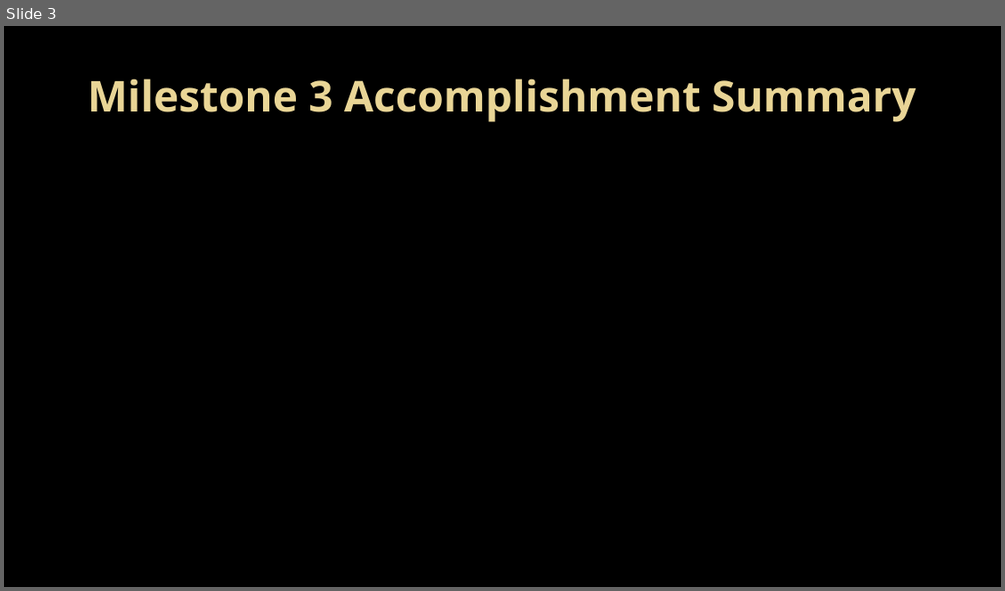
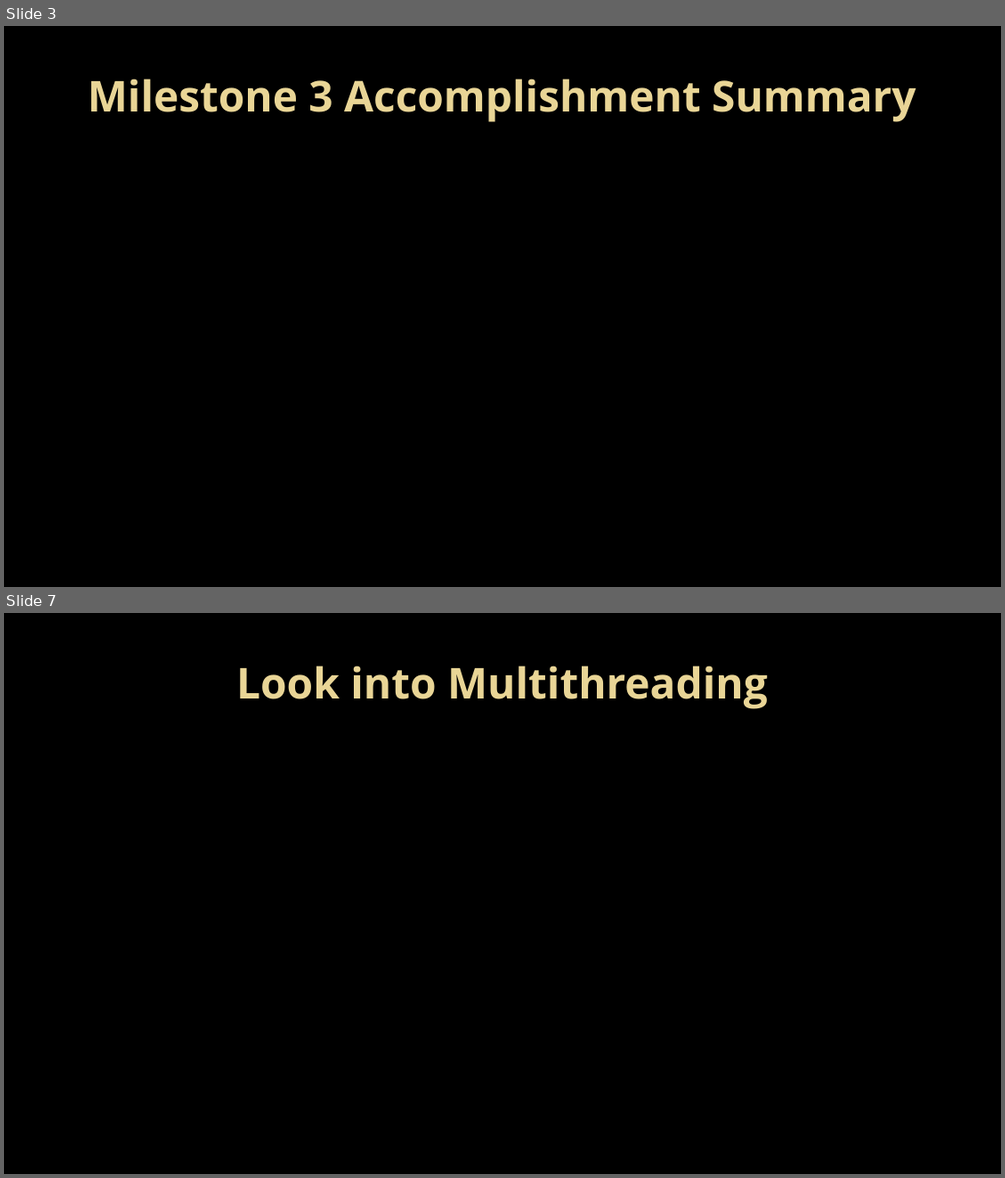
Before and after one commit to Topgun122104/SeniorProj, a slide deck: Documents/Presentations/Milestone 3 presentation.pptx. Shown one above the other, each under a label of ours: slide 3 before the commit, slides 3 and 7 after it; the slides between them are not shown. The pictures are 1005x591 and 1005x1178 pixels, drawn with LibreOffice and Linux fonts; fonts in the diff are those of the drawing; background and template pictures are left out. Boxes give left, top, right and bottom in pixels: in the first picture for what was removed or moved away, otherwise in the second. Text is boxed around its words. In the diff, an @@ line names an element or a change of style, - is before the commit and + after.

```diff
--- a/Documents/Presentations/Milestone 3 presentation.pptx
+++ b/Documents/Presentations/Milestone 3 presentation.pptx
@@ slide 7 added at bbox=[4, 613, 1001, 1174], background picture (left out) @@
@@ title added at bbox=[236, 666, 768, 709], 41 pt, text gradient #EAD696 to #E7D081, bold @@
+Look into Multithreading
```
Also in this commit, not shown: 1 slide changed, 4 other slides added, 2 slides removed, 1 other file.
